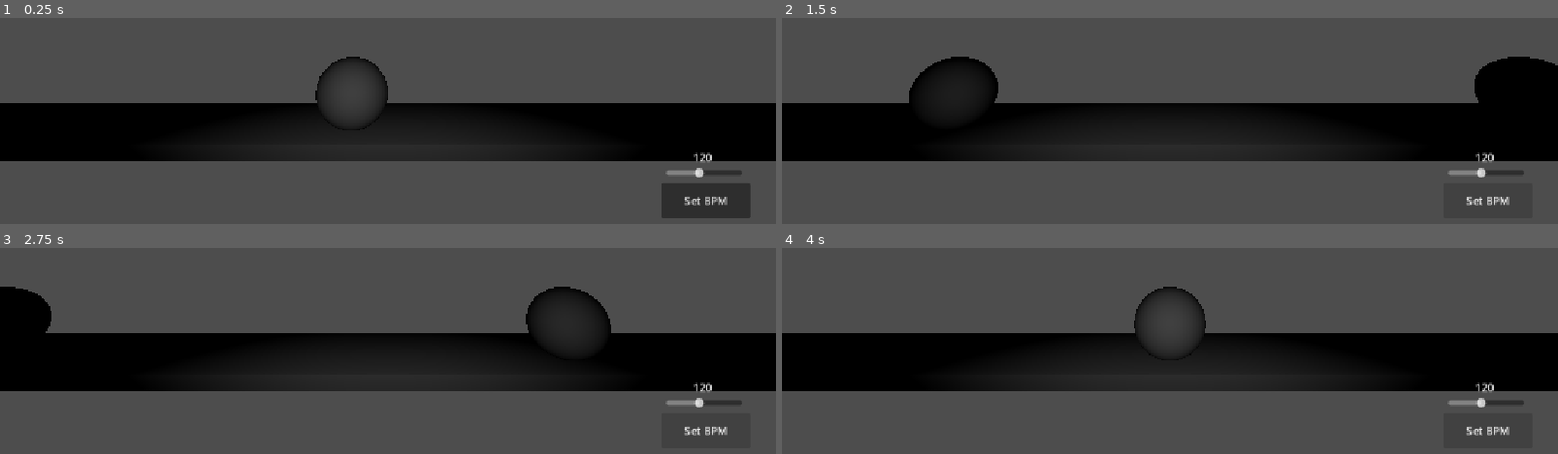
Above: before the commit, frames 1-4 (two rows, left to right).
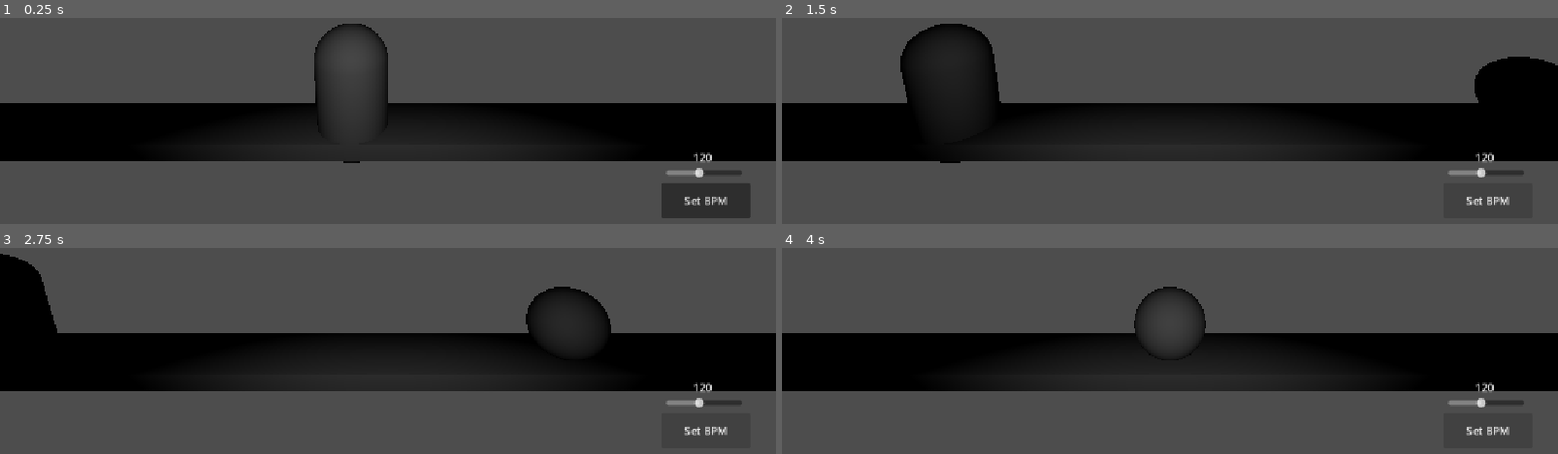
Above: after the commit, the same moments.

Repository: geekazodium/FALL-RGDC-GAME-JAM-2026
Game: Godot game, scene res://scenes/Test Game.tscn
The game is run twice, just before and just after one commit, with the same random seed, the same clock (stepped at 60 frames per second) and the same inputs. This scene is started directly instead of the project's main scene.
Inputs:
- Up to frame 1 (0.25 s): no input
- Up to frame 2 (1.5 s): click "Set BPM" at 0.5 s; click "Set BPM" at 1.25 s
- Up to frame 3 (2.75 s): click "Set BPM" at 2 s
- Up to frame 4 (4 s): no input

The runs differ from the first frame. In frame 1, 1.3% of the frame differs, in the area x 40-50%, y 2-71%; in frame 2, 2.3%, in the area x 15-29%, y 2-71%; in frame 3, 0.9%; in frame 4, nothing differs.

Commit message:
Random moving areas

Diff:
--- a/scenes/Test Game.tscn
+++ b/scenes/Test Game.tscn
@@ -2,6 +2,7 @@
 
 [ext_resource type="Script" uid="uid://cc6do0kx18fe1" path="res://scripts/level.gd" id="1_6pt5r"]
 [ext_resource type="PackedScene" uid="uid://dfaso0blphdpi" path="res://scenes/moving_area_test.tscn" id="2_rghpy"]
+[ext_resource type="PackedScene" uid="uid://b5jpr7m71e8o6" path="res://scenes/moving_area_test_2.tscn" id="3_7ahq7"]
 [ext_resource type="PackedScene" uid="uid://cqa5xfuse8dgk" path="res://scenes/bpm_setter_ui.tscn" id="3_uyjid"]
 
 [node name="Game" type="Node3D" unique_id=1568713828]
@@ -10,7 +11,7 @@
 script = ExtResource("1_6pt5r")
 areaHolder = NodePath(".")
 BPM = 150
-area_scene = ExtResource("2_rghpy")
+area_scene = Array[PackedScene]([ExtResource("2_rghpy"), ExtResource("3_7ahq7")])
 
 [node name="Camera3D" type="Camera3D" parent="." unique_id=548941266]
 transform = Transform3D(1, 0, 0, 0, 0.97477007, 0.22321141, 0, -0.22321141, 0.97477007, 0, 2.5673826, 3.6499724)
--- /dev/null
+++ b/scenes/moving_area_test_2.tscn
@@ -0,0 +1,20 @@
+[gd_scene format=3 uid="uid://b5jpr7m71e8o6"]
+
+[sub_resource type="BoxShape3D" id="BoxShape3D_2inco"]
+
+[sub_resource type="BoxMesh" id="BoxMesh_uu7rs"]
+
+[sub_resource type="CapsuleMesh" id="CapsuleMesh_66yri"]
+
+[node name="MovingArea Test" type="StaticBody3D" unique_id=1471861603]
+
+[node name="CollisionShape3D" type="CollisionShape3D" parent="." unique_id=153969908]
+transform = Transform3D(8, 0, 0, 0, 0.251, 0, 0, 0, 1, 0, 0, 0)
+shape = SubResource("BoxShape3D_2inco")
+
+[node name="MeshInstance3D" type="MeshInstance3D" parent="CollisionShape3D" unique_id=93411771]
+mesh = SubResource("BoxMesh_uu7rs")
+
+[node name="MeshInstance3D" type="MeshInstance3D" parent="." unique_id=1032199688]
+transform = Transform3D(1, 0, 0, 0, 1, 0, 0, 0, 1, 0, 0.57975197, 0)
+mesh = SubResource("CapsuleMesh_66yri")
--- a/scripts/level.gd
+++ b/scripts/level.gd
@@ -4,7 +4,7 @@
 
 @export var BPM:int = 120
 @export var timeSign:int = 4
-@export var area_scene:PackedScene
+@export var area_scene:Array[PackedScene]
 
 
 var bpm = 0
@@ -15,7 +15,8 @@
 	bpm = BPM / 60
 	var placement = -8
 	for a in range(5):
-		var scene = area_scene.instantiate().get_node(".")
+		var rand = randi() % area_scene.size()
+		var scene = area_scene.get(rand).instantiate().get_node(".")
 		scene.position.x = placement
 		scene.position.y = 0
 		areaHolder.add_child(scene)
@@ -39,9 +40,10 @@
 	for a in areaHolder.get_children():
 		a.position.x -= speed
 
-	if areaHolder.get_child(0).position.x <= -16:
-		removeArea()
-		spawn_new_area()
+	if areaHolder.get_child_count() > 0:
+		if areaHolder.get_child(0).position.x <= -16:
+			removeArea()
+			spawn_new_area()
 
 func removeArea():
 	var areaToRemove = areaHolder.get_child(0)
@@ -50,7 +52,8 @@
 	print("removed")
 
 func spawn_new_area():
-	var scene = area_scene.instantiate().get_node(".")
+	var rand = randi() % area_scene.size()
+	var scene = area_scene.get(rand).instantiate().get_node(".")
 	scene.position.x = 16
 	scene.position.y = 0
 	areaHolder.add_child(scene)
